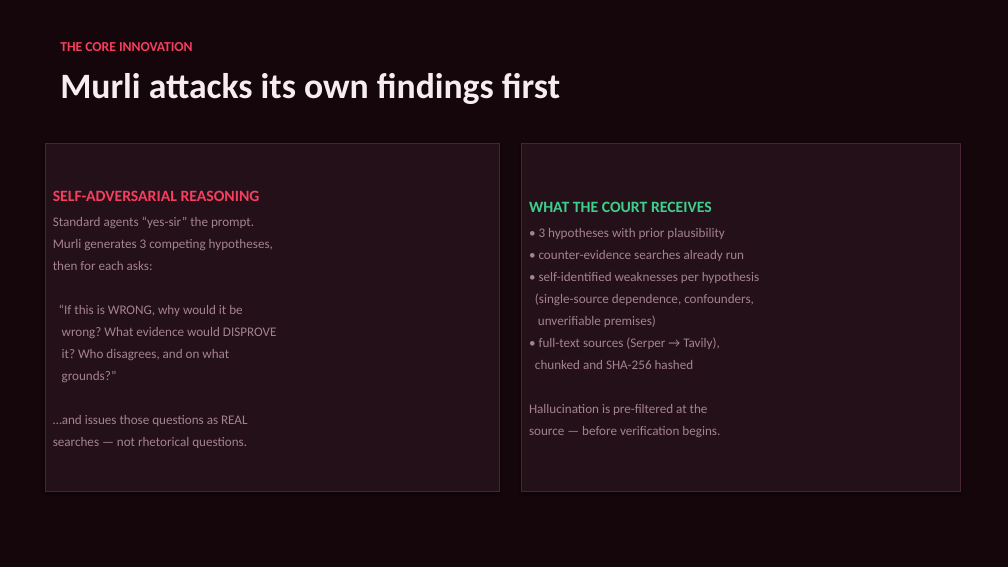
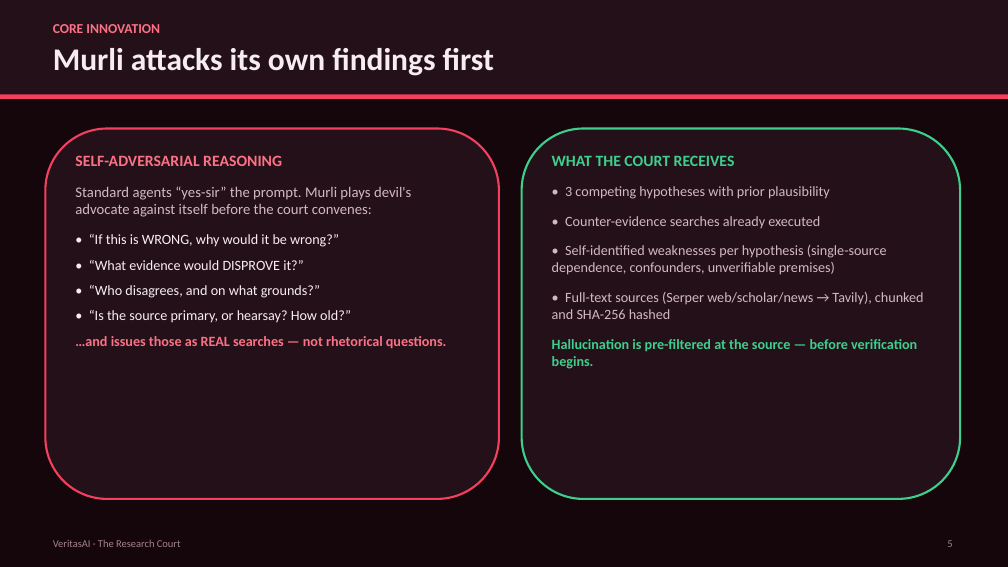
Before and after one commit to ArpitKumar8649/Innovahack_chapter1, a slide deck: slide 5 of submission/VeriFact_Deck.pptx (slide 4 before the commit). Drawn at 1008x567 pixels with LibreOffice and Linux fonts; fonts in the diff are those of the drawing. Boxes give left, top, right and bottom in pixels: in the first picture for what was removed or moved away, otherwise in the second. Text is boxed around its words. In the diff, an @@ line names an element or a change of style, - is before the commit and + after.

```diff
--- a/submission/VeriFact_Deck.pptx
+++ b/submission/VeriFact_Deck.pptx
@@ rectangle added at (x1=0, y1=0, x2=1008, y2=95), fill #241019 @@
@@ text "CORE INNOVATION" moved from (x1=60, y1=42, x2=560, y2=104) to (x1=53, y1=24, x2=494, y2=76) @@
@@ text at (x1=53, y1=24, x2=160, y2=33): text changed; text colour #F43F5E to #FB7185 @@
-THE CORE INNOVATION
+CORE INNOVATION
@@ text at (x1=53, y1=48, x2=494, y2=76): size 34 to 30 pt in "Murli attacks its own findings first" @@
@@ rectangle added at (x1=0, y1=95, x2=1008, y2=99), fill #F43F5E @@
@@ rounded rectangle added at (x1=45, y1=129, x2=499, y2=499), fill #241019, outline #F43F5E 2 pt @@
@@ text "SELF-ADVERSARIAL REASONING" at (x1=75, y1=155, x2=446, y2=349): vertical alignment middle to top; fill #241019 to none; outline #4A2436 0.75 pt to none; shadow off @@
@@ text "SELF-ADVERSARIAL REASONING" moved from (x1=45, y1=144, x2=499, y2=492) to (x1=75, y1=155, x2=446, y2=349) @@
@@ rounded rectangle added at (x1=522, y1=129, x2=960, y2=499), fill #241019, outline #3ECF8E 2 pt @@
@@ text "WHAT THE COURT RECEIVES" moved from (x1=522, y1=144, x2=960, y2=492) to (x1=552, y1=155, x2=924, y2=369) @@
@@ text "WHAT THE COURT RECEIVES" at (x1=552, y1=155, x2=924, y2=369): vertical alignment middle to top; fill #241019 to none; outline #4A2436 0.75 pt to none; shadow off @@
@@ text at (x1=75, y1=155, x2=282, y2=166): text colour #F43F5E to #FB7185 in "SELF-ADVERSARIAL REASONING"; more space between paragraphs @@
@@ text at (x1=552, y1=155, x2=735, y2=166): more space between paragraphs @@
@@ text at (x1=75, y1=186, x2=446, y2=349): text changed; size 12.5 to 13.5 pt; text colour #A5828F to #F7EDF1 @@
-Standard agents “yes-sir” the prompt.
-Murli generates 3 competing hypotheses,
-then for each asks:
-“If this is WRONG, why would it be
-wrong? What evidence would DISPROVE
-it? Who disagrees, and on what
-grounds?”
-…and issues those questions as REAL
-searches — not rhetorical questions.
+Standard agents “yes-sir” the prompt. Murli plays devil's advocate against itself before the court convenes:
+• “If this is WRONG, why would it be wrong?”
+• “What evidence would DISPROVE it?”
+• “Who disagrees, and on what grounds?”
+• “Is the source primary, or hearsay? How old?”
+…and issues those as REAL searches — not rhetorical questions.
@@ text at (x1=552, y1=186, x2=924, y2=369): text changed; size 12.5 to 13.5 pt; text colour #A5828F to #D3B8C2 @@
-• 3 hypotheses with prior plausibility
-• counter-evidence searches already run
-• self-identified weaknesses per hypothesis
-(single-source dependence, confounders,
-unverifiable premises)
-• full-text sources (Serper → Tavily),
-chunked and SHA-256 hashed
-Hallucination is pre-filtered at the
-source — before verification begins.
+• 3 competing hypotheses with prior plausibility
+• Counter-evidence searches already executed
+• Self-identified weaknesses per hypothesis (single-source dependence, confounders, unverifiable premises)
+• Full-text sources (Serper web/scholar/news → Tavily), chunked and SHA-256 hashed
+Hallucination is pre-filtered at the source — before verification begins.
@@ text added at (x1=53, y1=540, x2=181, y2=547), 10 pt, text #A5828F @@
+VeritasAI · The Research Court
@@ text added at (x1=947, y1=540, x2=952, y2=547), 10 pt, text #A5828F @@
+5
```
Also in this commit, not shown: 2 other slides changed, 14 slides added, 7 slides removed, 10 other files.
